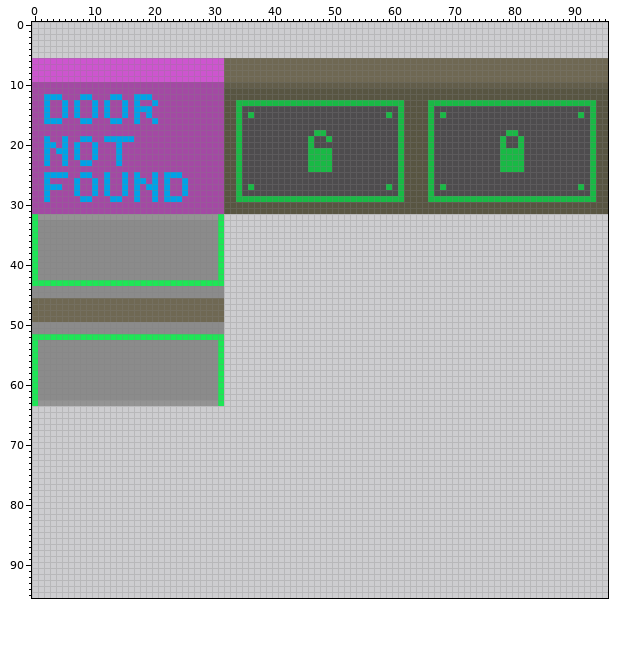
File history of a sprite sheet, img/tiles/door.png. That is the earlier state.
The file is 96x96 pixels. Colours within 5 levels of each other are drawn and written as one.
Now the later version:
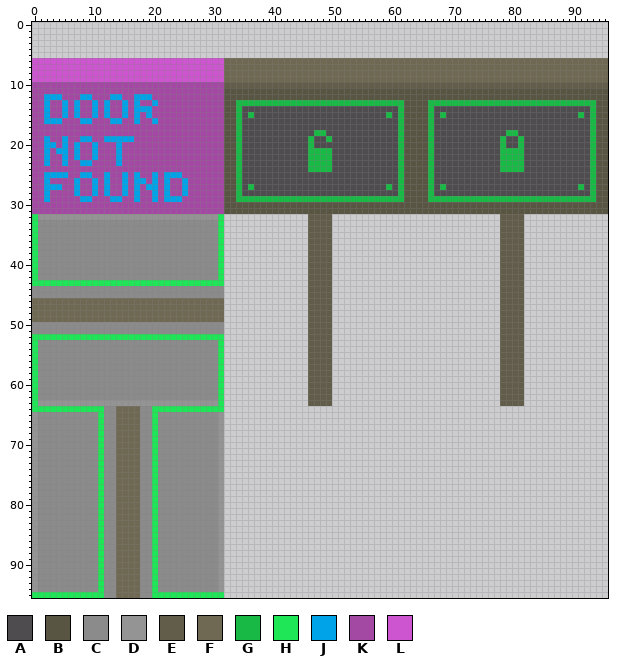
Palette (. is transparent): A #4e4c4e  B #585542  C #8b8b8b  D #949494  E #625d4a  F #6f6853  G #19b945  H #1ee656  J #00a2e8  K #a349a4  L #cd55cf
The author wrote: working on horizontal doors
Changes in this commit:
Changed rows in their new state; - is an unchanged pixel.
first column x 0:
32 ----------------------------------------------EEEE----------------------------EEEE
33 ----------------------------------------------EEEE----------------------------EEEE
34 ----------------------------------------------EEEE----------------------------EEEE
35 ----------------------------------------------EEEE----------------------------EEEE
36 ----------------------------------------------EEEE----------------------------EEEE
37 ----------------------------------------------EEEE----------------------------EEEE
38 ----------------------------------------------EEEE----------------------------EEEE
39 ----------------------------------------------EEEE----------------------------EEEE
40 ----------------------------------------------EEEE----------------------------EEEE
41 ----------------------------------------------EEEE----------------------------EEEE
42 ----------------------------------------------EEEE----------------------------EEEE
43 ----------------------------------------------EEEE----------------------------EEEE
44 ----------------------------------------------EEEE----------------------------EEEE
45 ----------------------------------------------EEEE----------------------------EEEE
46 ----------------------------------------------EEEE----------------------------EEEE
47 ----------------------------------------------EEEE----------------------------EEEE
48 ----------------------------------------------EEEE----------------------------EEEE
49 ----------------------------------------------EEEE----------------------------EEEE
50 ----------------------------------------------EEEE----------------------------EEEE
51 ----------------------------------------------EEEE----------------------------EEEE
52 ----------------------------------------------EEEE----------------------------EEEE
53 ----------------------------------------------EEEE----------------------------EEEE
54 ----------------------------------------------EEEE----------------------------EEEE
55 ----------------------------------------------EEEE----------------------------EEEE
56 ----------------------------------------------EEEE----------------------------EEEE
57 ----------------------------------------------EEEE----------------------------EEEE
58 ----------------------------------------------EEEE----------------------------EEEE
59 ----------------------------------------------EEEE----------------------------EEEE
60 ----------------------------------------------EEEE----------------------------EEEE
61 ----------------------------------------------EEEE----------------------------EEEE
62 ----------------------------------------------EEEE----------------------------EEEE
63 ----------------------------------------------EEEE----------------------------EEEE
64 HHHHHHHHHHHHCCFFFFCCHHHHHHHHHHHH--------------------------------------------------
65 DCCCCCCCCCCHCCFFFFCCHCCCCCCCCCCD--------------------------------------------------
66 DCCCCCCCCCCHCCFFFFCCHCCCCCCCCCCD--------------------------------------------------
67 DCCCCCCCCCCHCCFFFFCCHCCCCCCCCCCD--------------------------------------------------
68 DCCCCCCCCCCHCCFFFFCCHCCCCCCCCCCD--------------------------------------------------
69 DCCCCCCCCCCHCCFFFFCCHCCCCCCCCCCD--------------------------------------------------
70 DCCCCCCCCCCHCCFFFFCCHCCCCCCCCCCD--------------------------------------------------
71 DCCCCCCCCCCHCCFFFFCCHCCCCCCCCCCD--------------------------------------------------
72 DCCCCCCCCCCHCCFFFFCCHCCCCCCCCCCD--------------------------------------------------
73 DCCCCCCCCCCHCCFFFFCCHCCCCCCCCCCD--------------------------------------------------
74 DCCCCCCCCCCHCCFFFFCCHCCCCCCCCCCD--------------------------------------------------
75 DCCCCCCCCCCHCCFFFFCCHCCCCCCCCCCD--------------------------------------------------
76 DCCCCCCCCCCHCCFFFFCCHCCCCCCCCCCD--------------------------------------------------
77 DCCCCCCCCCCHCCFFFFCCHCCCCCCCCCCD--------------------------------------------------
78 DCCCCCCCCCCHCCFFFFCCHCCCCCCCCCCD--------------------------------------------------
79 DCCCCCCCCCCHCCFFFFCCHCCCCCCCCCCD--------------------------------------------------
80 DCCCCCCCCCCHCCFFFFCCHCCCCCCCCCCD--------------------------------------------------
81 DCCCCCCCCCCHCCFFFFCCHCCCCCCCCCCD--------------------------------------------------
82 DCCCCCCCCCCHCCFFFFCCHCCCCCCCCCCD--------------------------------------------------
83 DCCCCCCCCCCHCCFFFFCCHCCCCCCCCCCD--------------------------------------------------
84 DCCCCCCCCCCHCCFFFFCCHCCCCCCCCCCD--------------------------------------------------
85 DCCCCCCCCCCHCCFFFFCCHCCCCCCCCCCD--------------------------------------------------
86 DCCCCCCCCCCHCCFFFFCCHCCCCCCCCCCD--------------------------------------------------
87 DCCCCCCCCCCHCCFFFFCCHCCCCCCCCCCD--------------------------------------------------
88 DCCCCCCCCCCHCCFFFFCCHCCCCCCCCCCD--------------------------------------------------
89 DCCCCCCCCCCHCCFFFFCCHCCCCCCCCCCD--------------------------------------------------
90 DCCCCCCCCCCHCCFFFFCCHCCCCCCCCCCD--------------------------------------------------
91 DCCCCCCCCCCHCCFFFFCCHCCCCCCCCCCD--------------------------------------------------
92 DCCCCCCCCCCHCCFFFFCCHCCCCCCCCCCD--------------------------------------------------
93 DCCCCCCCCCCHCCFFFFCCHCCCCCCCCCCD--------------------------------------------------
94 DCCCCCCCCCCHCCFFFFCCHCCCCCCCCCCD--------------------------------------------------
95 HHHHHHHHHHHHCCFFFFCCHHHHHHHHHHHH--------------------------------------------------
Pixel boxes of the changes (left, top, right, bottom) in both pictures:
added: (308, 214, 332, 406)
added: (500, 214, 524, 406)
added: (32, 406, 224, 598)
